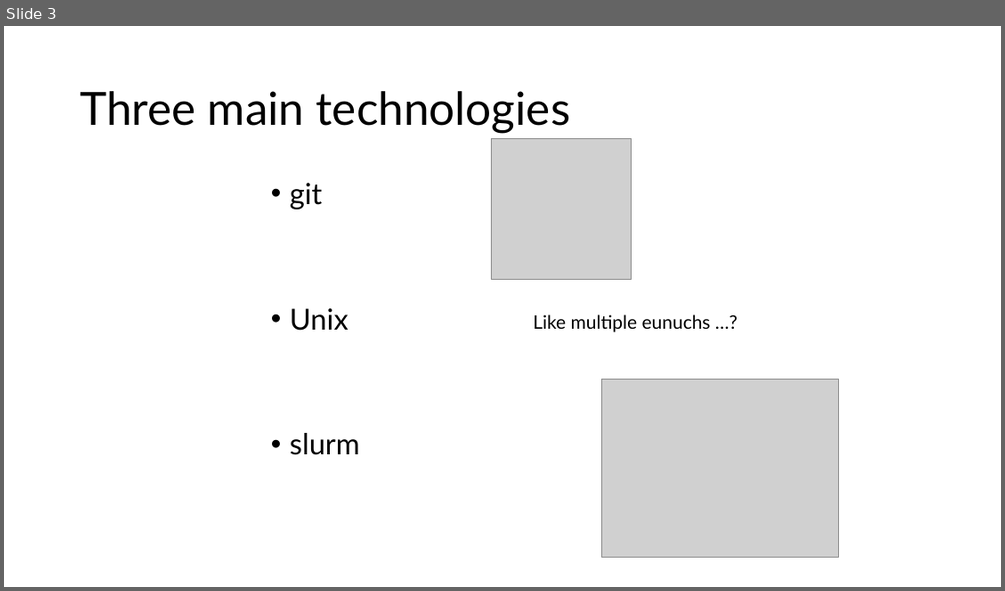
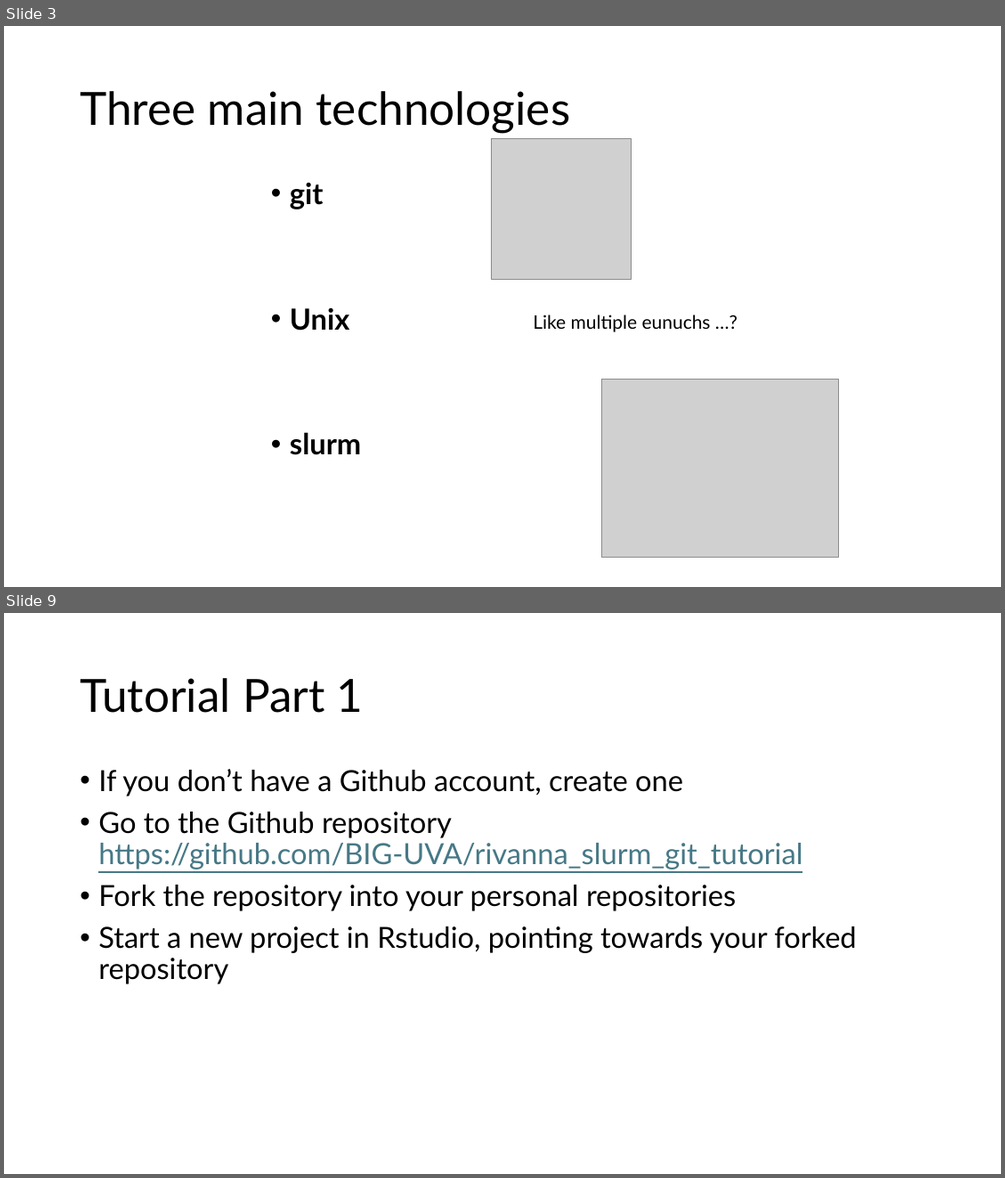
Before and after one commit to lawsonvt/rivanna_slurm_git_tutorial, a slide deck: tutorial_slides.pptx. Shown one above the other, each under a label of ours: slide 3 before the commit, slides 3 and 9 after it; the slides between them are not shown. The pictures are 1005x591 and 1005x1178 pixels, drawn with LibreOffice and Linux fonts; fonts in the diff are those of the drawing; grey boxes stand for pictures. Boxes give left, top, right and bottom in pixels: in the first picture for what was removed or moved away, otherwise in the second. Text is boxed around its words. In the diff, an @@ line names an element or a change of style, - is before the commit and + after.

```diff
--- a/tutorial_slides.pptx
+++ b/tutorial_slides.pptx
@@ slide 9 added at [4,613,1001,1174], background #FFFFFF @@
@@ title added at [80,678,364,713], 44 pt, text #000000 @@
+Tutorial Part 1
@@ text added at [98,769,856,984], 28 pt, text #000000 @@
+• If you don’t have a Github account, create one
+• Go to the Github repository https://github.com/BIG-UVA/rivanna_slurm_git_tutorial
+• Fork the repository into your personal repositories
+• Start a new project in Rstudio, pointing towards your forked repository
@@ slide 3 changed as well @@
@@ text "git" at [290,183,361,455]: bold on @@
```
Also in this commit, not shown: 2 other slides changed, 5 other slides added.
